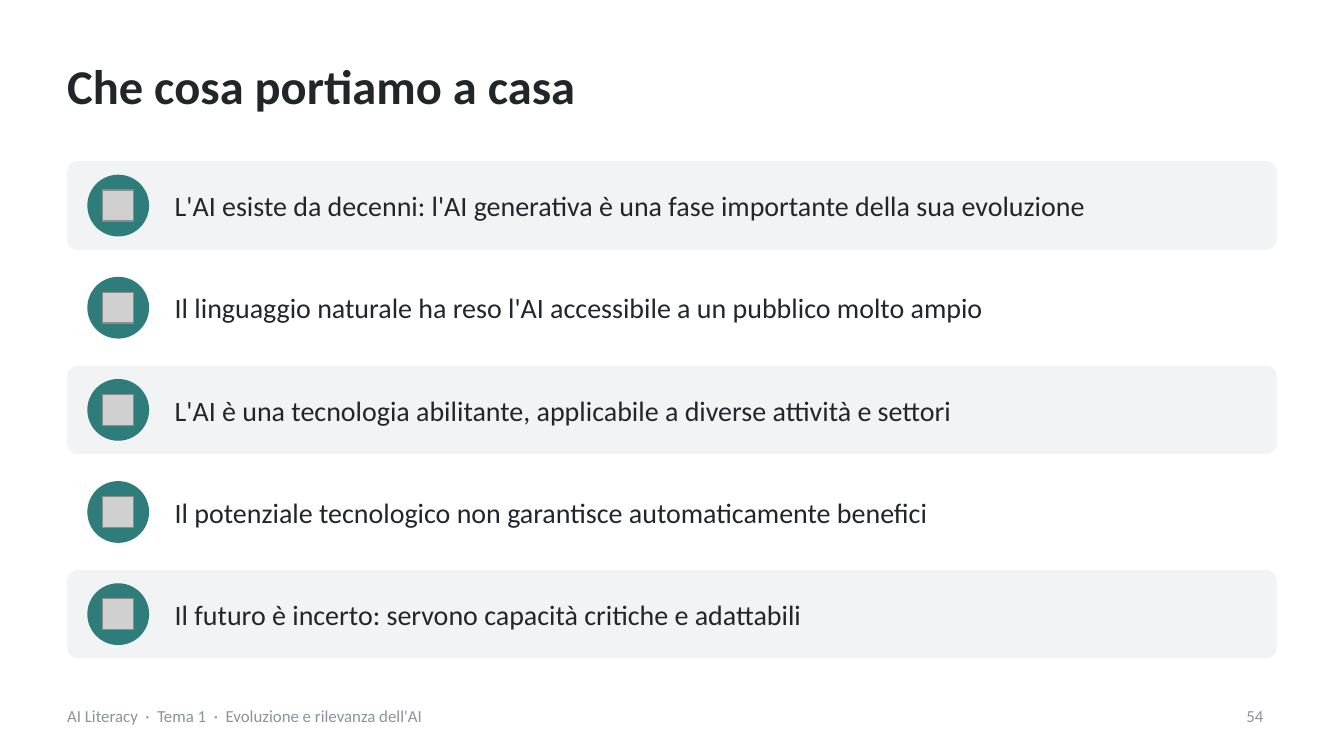
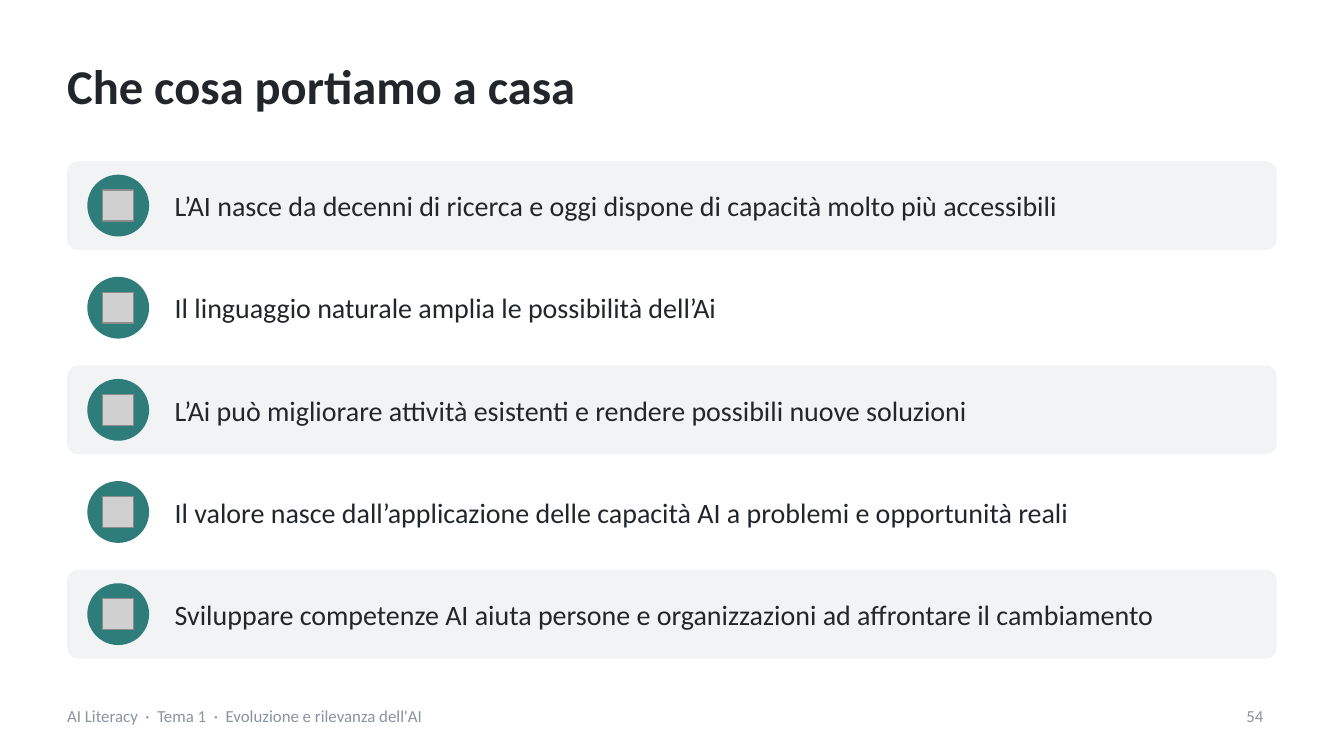
Before and after one commit to NetAi-IT/Formazione-AI-Literacy-Official, a slide deck: slide 54 of Base/Tema1_Evoluzione_e_rilevanza_AI.pptx. Drawn at 1344x756 pixels with LibreOffice and Linux fonts; fonts in the diff are those of the drawing; grey boxes stand for pictures. Boxes give left, top, right and bottom in pixels: in the first picture for what was removed or moved away, otherwise in the second. Text is boxed around its words. In the diff, an @@ line names an element or a change of style, - is before the commit and + after.

```diff
--- a/Base/Tema1_Evoluzione_e_rilevanza_AI.pptx
+++ b/Base/Tema1_Evoluzione_e_rilevanza_AI.pptx
@@ text at <box>175,196,1056,221</box>: text changed @@
-L'AI esiste da decenni: l'AI generativa è una fase importante della sua evoluzione
+L’AI nasce da decenni di ricerca e oggi dispone di capacità molto più accessibili
@@ text at <box>175,298,715,323</box>: text changed @@
-Il linguaggio naturale ha reso l'AI accessibile a un pubblico molto ampio
+Il linguaggio naturale amplia le possibilità dell’Ai
@@ text at <box>175,401,966,426</box>: text changed @@
-L'AI è una tecnologia abilitante, applicabile a diverse attività e settori
+L’Ai può migliorare attività esistenti e rendere possibili nuove soluzioni
@@ text at <box>175,503,1068,528</box>: text changed @@
-Il potenziale tecnologico non garantisce automaticamente benefici
+Il valore nasce dall’applicazione delle capacità AI a problemi e opportunità reali
@@ text at <box>175,605,1152,630</box>: text changed @@
-Il futuro è incerto: servono capacità critiche e adattabili
+Sviluppare competenze AI aiuta persone e organizzazioni ad affrontare il cambiamento
```
Also in this commit, not shown: 36 other slides changed, 6 other files.
